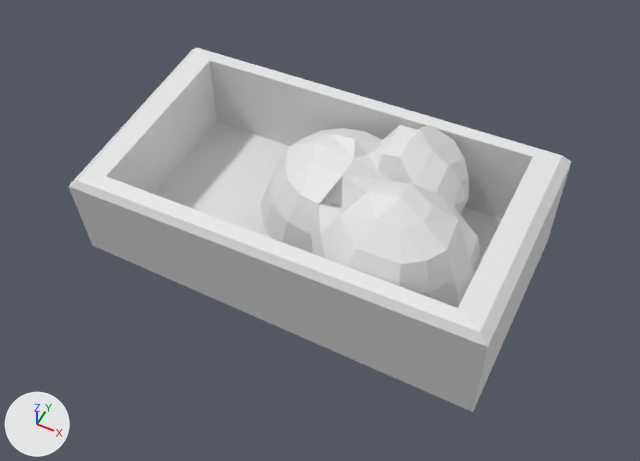
What one commit did to the FBX model Assets/EmaceArt/19th Century Courtyards/Meshes/EA_box_vegetable_01a.fbx.
One viewpoint serves both versions: a camera (50 mm lens) standing at (0.419, -0.834, 1.081) and looking at (0.024, -0.043, 0.093). Every picture has the same lights, and +X, +Y and +Z are marked at lower left. The picture after the commit comes second. Objects named as collision shapes, trigger or cutter boxes, shadow casters or lower levels of detail are left out. Where no turn or scale is listed for an object, it has been applied to the vertices. Vertices at exactly the same position are counted once.

The older version as bpy lines, for what is in view:
```python
me_ea_box_vegetable_01a_004 = bpy.data.meshes.new('EA_box_vegetable_01a.004')
me_ea_box_vegetable_01a_004.from_pydata(...)  # 203 vertices, 272 faces; spans x -0.326..0.326, y -0.187..0.187, z 0.0..0.239
me_ea_box_vegetable_01a_004.materials.append(mat_wood)  # white #e7e7e7
ob_ea_box_vegetable_01a_lod0 = bpy.data.objects.new('EA_box_vegetable_01a_LOD0', me_ea_box_vegetable_01a_004)
ob_ea_box_vegetable_01a_lod0.location = (0.0, 0.0, 0.0)
```
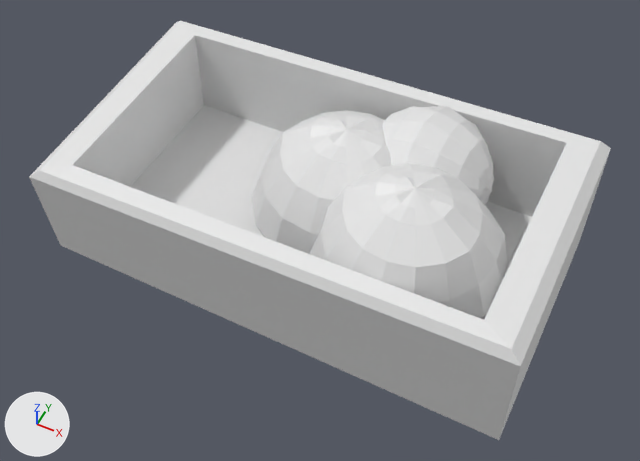
The change, as a list of edits to the scene's bpy script:
```text
Change me_ea_box_vegetable_01a_004:
    used by ob_ea_box_vegetable_01a_lod0; location = (0.0, 0.0, 0.0)
    remove me_ea_box_vegetable_01a_004.from_pydata(...)  # 203 vertices, 272 faces; spans x -0.326..0.326, y -0.187..0.187, z 0.0..0.239
    add me_ea_box_vegetable_01a_004.from_pydata(...)  # 409 vertices, 434 faces; spans x -0.372..0.372, y -0.213..0.213, z 0.0..0.273
    me_ea_box_vegetable_01a_004 part 1: the loose piece of 20 vertices spanning x -0.326..0.326, y -0.187..0.187, z 0.0..0.185 is scaled about the mesh origin by 1.14
    me_ea_box_vegetable_01a_004 part 2: the loose piece of 183 vertices spanning x -0.091..0.271, y -0.174..0.156, z 0.001..0.239 is rebuilt with 97 vertices and now spans x -0.104..0.175, y -0.109..0.17, z 0.043..0.241
    me_ea_box_vegetable_01a_004 part 3: a new loose piece of 146 vertices spanning x 0.042..0.31, y -0.199..0.069, z 0.002..0.273, in mat_wood (white #e7e7e7)
    me_ea_box_vegetable_01a_004 part 4: a new loose piece of 146 vertices spanning x 0.039..0.238, y -0.016..0.179, z 0.056..0.256, in mat_wood (white #e7e7e7)
```

Changed parts and their boxes (x1, y1, x2, y2) in the pictures (640 x 461 px; the box of a moved part takes in the faces that stretch with it):
'EA_box_vegetable_01a_LOD0', reshaped (15% wider, 15% taller): before (68, 48, 572, 412); after (29, 21, 611, 440)
part 1 of me_ea_box_vegetable_01a_004, moved or reshaped: before (68, 48, 572, 412); after (29, 21, 611, 440)
part 2 of me_ea_box_vegetable_01a_004, rebuilt: before (260, 125, 480, 308); after (251, 110, 392, 254)
part 3 of me_ea_box_vegetable_01a_004, added: after (309, 164, 507, 320)
part 4 of me_ea_box_vegetable_01a_004, added: after (383, 106, 494, 205)
